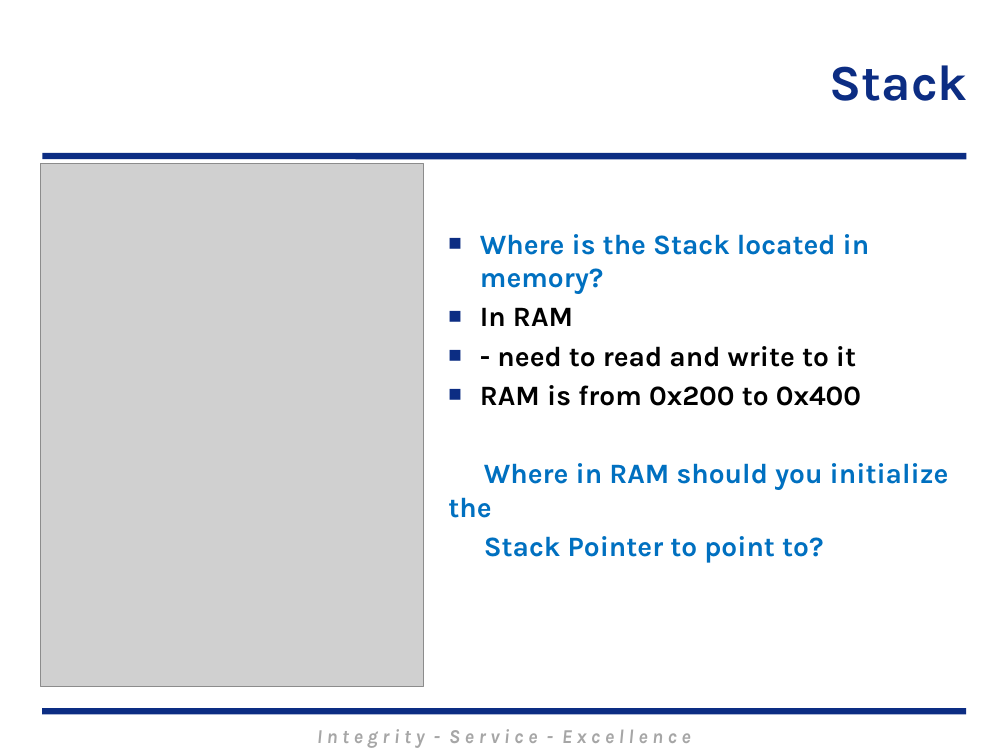
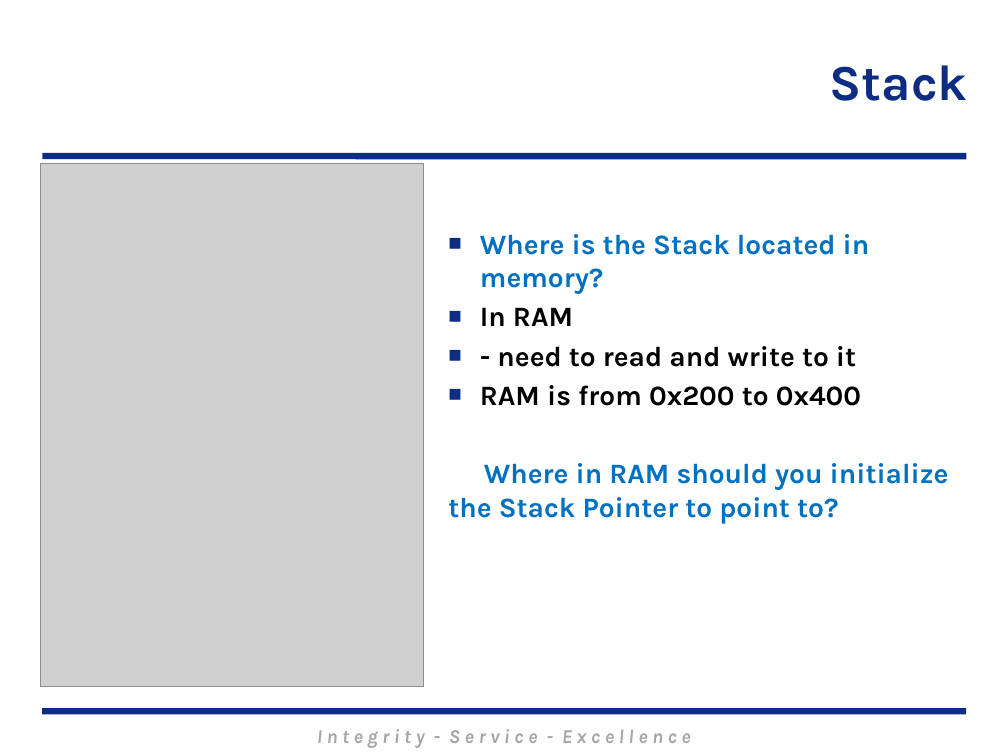
Before and after one commit to MarsUniversity/ECE382, a slide deck: slide 5 of source/lessons/lsn9-10/Lsn9-10.pptx. Drawn at 1008x756 pixels with LibreOffice and Linux fonts; fonts in the diff are those of the drawing; grey boxes stand for pictures; background and template pictures are left out. Boxes give left, top, right and bottom in pixels: in the first picture for what was removed or moved away, otherwise in the second. Text is boxed around its words. In the diff, an @@ line names an element or a change of style, - is before the commit and + after.

```diff
--- a/source/lessons/lsn9-10/Lsn9-10.pptx
+++ b/source/lessons/lsn9-10/Lsn9-10.pptx
@@ text at (448, 463, 949, 524): text changed @@
-Where in RAM should you initialize the
-Stack Pointer to point to?
+Where in RAM should you initialize the Stack Pointer to point to?
```
Also in this commit, not shown: 9 other slides changed, 2 slides removed, 25 other files.
